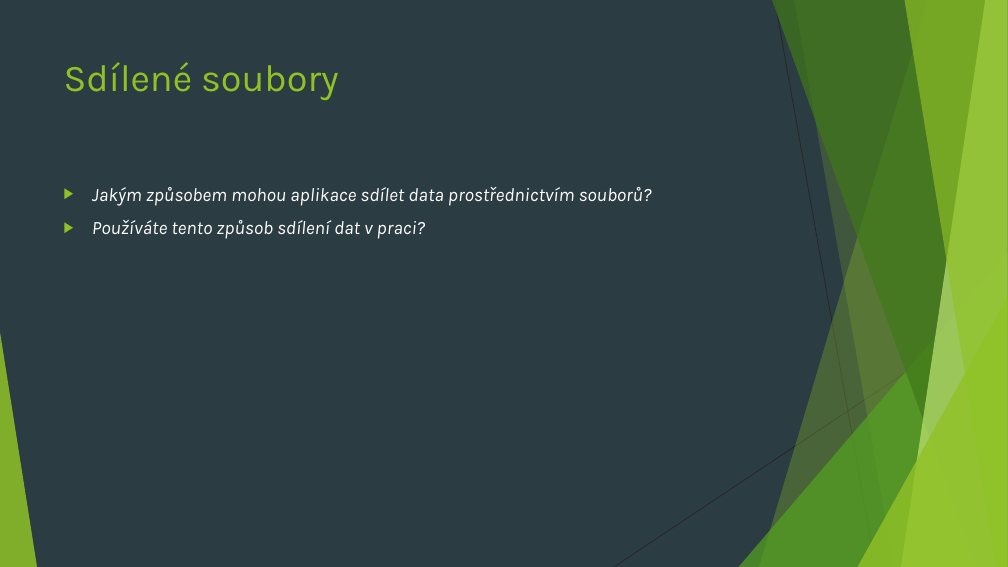
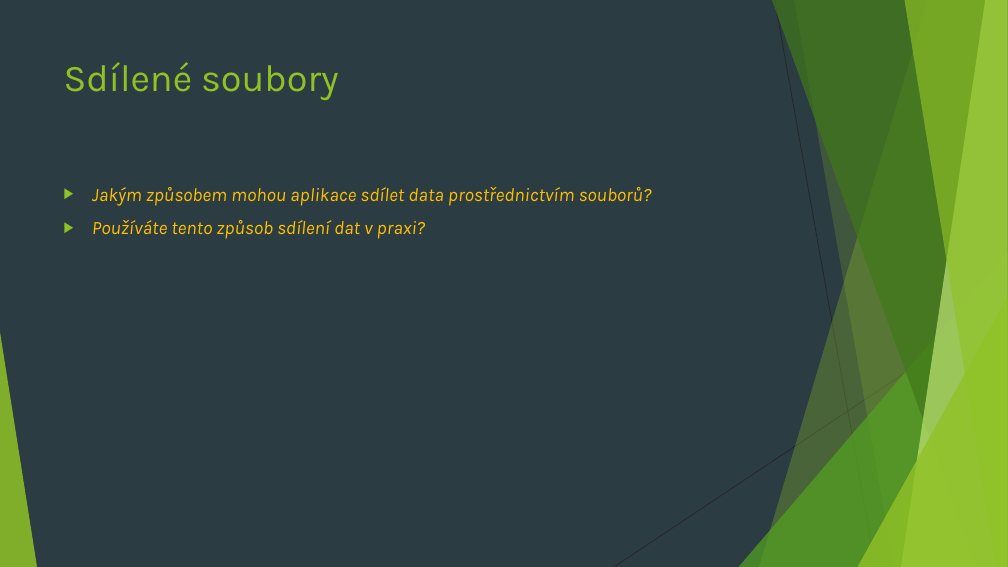
Before and after one commit to 4iz160/cviceni, a slide deck: slide 20 of 04-architektury-integrace-data/cviceni-04.pptx. Drawn at 1008x567 pixels with LibreOffice and Linux fonts; fonts in the diff are those of the drawing. Boxes give left, top, right and bottom in pixels: in the first picture for what was removed or moved away, otherwise in the second. Text is boxed around its words. In the diff, an @@ line names an element or a change of style, - is before the commit and + after.

```diff
--- a/04-architektury-integrace-data/cviceni-04.pptx
+++ b/04-architektury-integrace-data/cviceni-04.pptx
@@ text at [92,187,652,206]: text colour #FFFFFF to #FFC000 in "Jakým způsobem mohou aplikace sdílet data prostřednictvím ..." @@
@@ text at [92,220,425,239]: text changed; text colour #FFFFFF to #FFC000 @@
-▶ Používáte tento způsob sdílení dat v praci?
+▶ Používáte tento způsob sdílení dat v praxi?
```
Also in this commit, not shown: 2 other slides changed.
